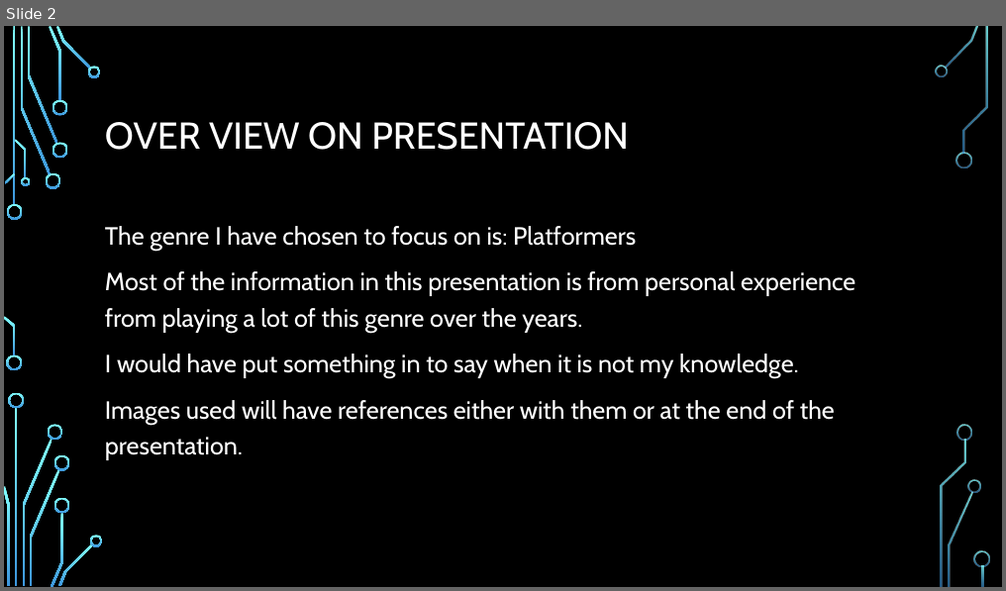
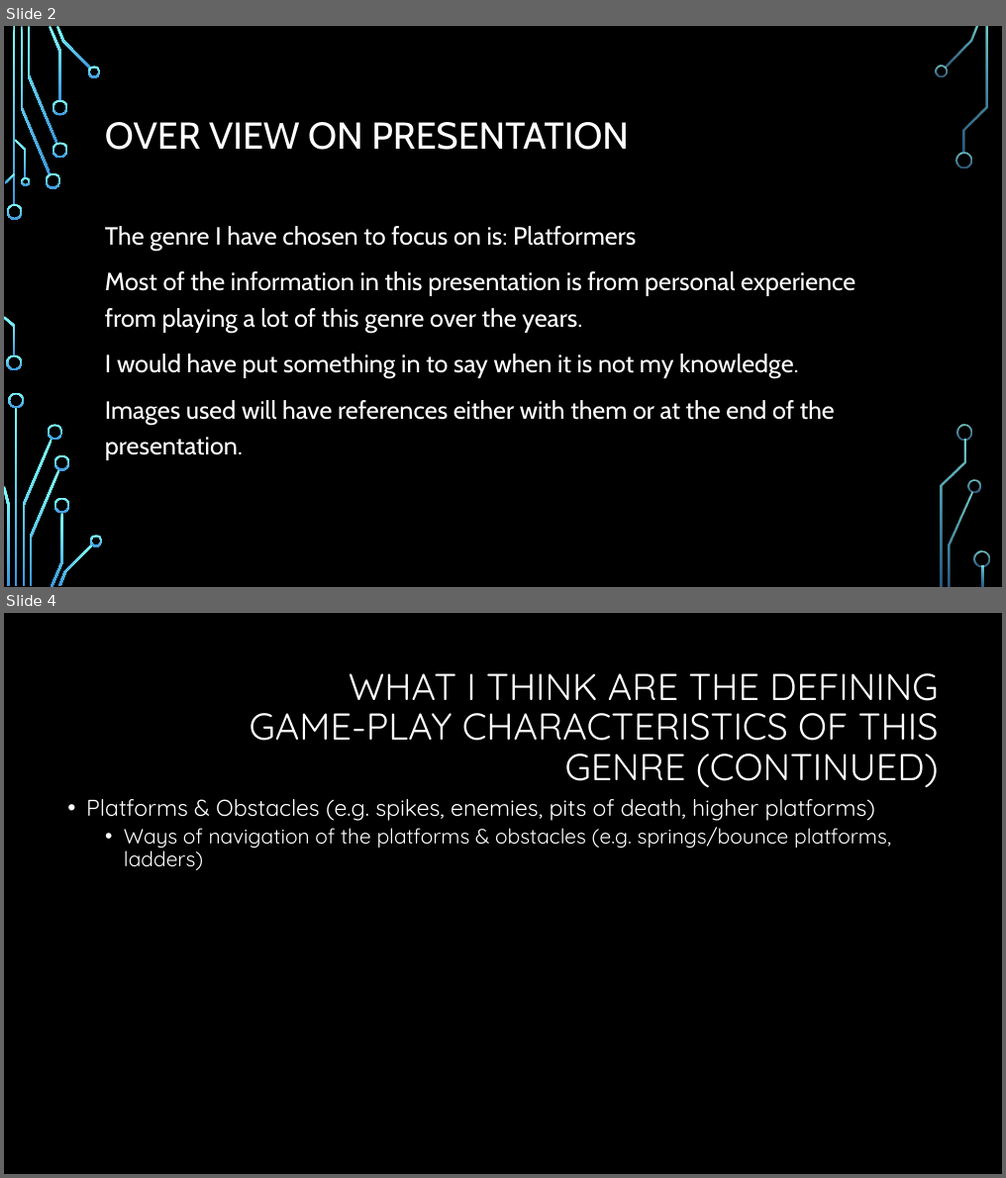
Before and after one commit to Stampard0/Assessments, a slide deck: Informational Technology (Game Design)/Part 1 Redo/Cluster - Introduction to Game Design/AT01/AT01 Video Game Case Study.pptx. Shown one above the other, each under a label of ours: slide 2 before the commit, slides 2 and 4 after it; the slides between them are not shown. The pictures are 1006x591 and 1006x1178 pixels, drawn with LibreOffice and Linux fonts; fonts in the diff are those of the drawing; background and template pictures are left out. Boxes give left, top, right and bottom in pixels: in the first picture for what was removed or moved away, otherwise in the second. Text is boxed around its words. In the diff, an @@ line names an element or a change of style, - is before the commit and + after.

```diff
--- a/Informational Technology (Game Design)/Part 1 Redo/Cluster - Introduction to Game Design/AT01/AT01 Video Game Case Study.pptx
+++ b/Informational Technology (Game Design)/Part 1 Redo/Cluster - Introduction to Game Design/AT01/AT01 Video Game Case Study.pptx
@@ slide 4 added at [4,613,1002,1174], background #000000 @@
@@ title added at [250,673,939,788], 36 pt, text #FFFFFF @@
+WHAT I THINK ARE THE DEFINING GAME-PLAY CHARACTERISTICS OF THIS GENRE (CONTINUED)
@@ text added at [86,799,891,870], 20 pt, text #FFFFFF @@
+• Platforms & Obstacles (e.g. spikes, enemies, pits of death, higher platforms)
+  • Ways of navigation of the platforms & obstacles (e.g. springs/bounce platforms, ladders)
```
Also in this commit, not shown: 1 slide changed, 8 other slides added, 1 other file.
